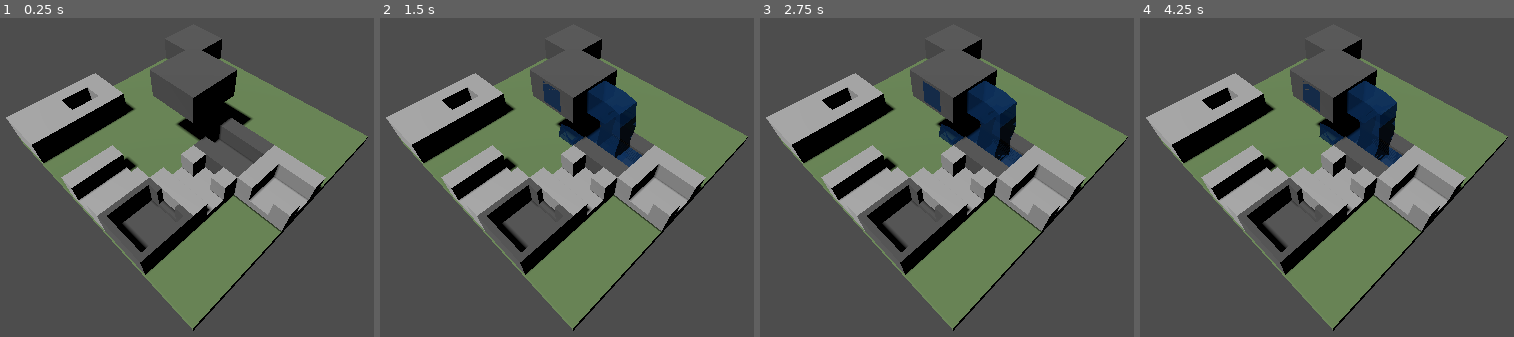
Above: before the commit, frames 1-4 (left to right).
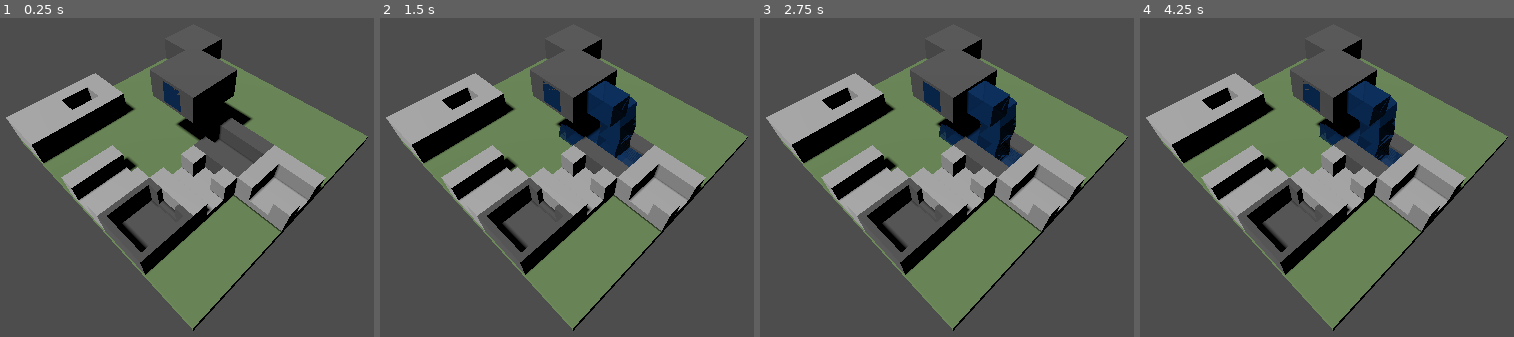
Above: after the commit, the same moments.

Repository: slc142/fountain-wolf
Game: Godot game, scene res://Scenes/Main.tscn
The game is run twice, just before and just after one commit, with the same random seed, the same clock (stepped at 60 frames per second) and the same inputs.
Inputs (mouse positions are in pixels of both pictures, inside the frame that each line leads up to):
- Up to frame 1 (0.25 s): no input
- Up to frame 2 (1.5 s): move the mouse to (750, 164) at 0.52 s; click (750, 164) at 0.67 s; drag from (413, 209) to (533, 276) at 1.27 s
- Up to frame 3 (2.75 s): tap Enter at 2 s; move the mouse to (1033, 88) at 2.02 s; click (1033, 88) at 2.17 s
- Up to frame 4 (4.25 s): drag from (1293, 276) to (outside the picture) at 2.77 s; move the mouse to (outside the picture) at 3.52 s; click (outside the picture) at 3.67 s

The runs differ from the first frame. In frame 1, 0.3% of the frame differs, in the area x 43-49%, y 19-30%; in frame 2, 0.3%; in frame 3, 0.3%, in the area x 49-69%, y 23-40%; in frame 4, 0.3%.

Commit message:
Fix tree structure

Diff:
--- a/Scripts/Core/FlowController.gd
+++ b/Scripts/Core/FlowController.gd
@@ -7,12 +7,16 @@
 	var parent: BranchNode = null
 	var children: Array[BranchNode] = []
 	var visited_coords: Array[Vector3i] = [] # Coordinates visited by this branch
-
-	func _init(p_points: Array = [], p_delay: float = 0.0, p_parent: BranchNode = null, p_visited_coords: Array[Vector3i] = []):
+	var path3d: Path3D = null  # Reference to visual representation
+	var animation_tween: Tween = null  # Reference to running animation
+	var node_coord: Vector3i  # Coordinate of this node
+
+	func _init(p_points: Array = [], p_delay: float = 0.0, p_parent: BranchNode = null, p_visited_coords: Array[Vector3i] = [], p_entry_coord: Vector3i = Vector3i.ZERO):
 		points = p_points.duplicate(true)
 		delay = p_delay
 		parent = p_parent
 		visited_coords = p_visited_coords.duplicate()
+		node_coord = p_entry_coord
 		if p_parent:
 			p_parent.children.append(self)
 
@@ -35,11 +39,28 @@
 
 	_trace_branch(start_coord, start_direction, null, [], 0.0, [])
 
+	# Debug: Print tree structure
+	print_tree_structure()
+
 	# Calculate total animation time
 	_calculate_animation_time()
 
 	# Create flow paths from tree
 	_create_flow_paths()
+
+func print_tree_structure():
+	print("=== Tree Structure Debug ===")
+	print("Number of root nodes: ", root_nodes.size())
+	for i in range(root_nodes.size()):
+		print("Root ", i, ":")
+		_print_node_recursive(root_nodes[i], 1)
+	print("=== End Tree Debug ===")
+
+func _print_node_recursive(node: BranchNode, depth: int):
+	var indent = "  ".repeat(depth)
+	print(indent, "Node at ", node.node_coord, " (delay: ", node.delay, ", children: ", node.children.size(), ")")
+	for child in node.children:
+		_print_node_recursive(child, depth + 1)
 
 # Recursive function to trace paths
 func _trace_branch(current_coord: Vector3i, entry_dir: Vector3i, parent_node: BranchNode, current_points: Array, accumulated_delay: float, branch_visited_coords: Array[Vector3i] = []):
@@ -61,7 +82,7 @@
 	if current_coord.y < MAX_DEPTH:
 		print("Fell into the abyss at ", current_coord)
 		current_points.append({"pos": center_pos, "in": Vector3.ZERO, "out": Vector3.ZERO})
-		var node = BranchNode.new(current_points, accumulated_delay, parent_node, branch_visited_coords)
+		var node = BranchNode.new(current_points, accumulated_delay, parent_node, branch_visited_coords, current_coord)
 		if parent_node == null:
 			root_nodes.append(node)
 		return
@@ -78,8 +99,10 @@
 
 		print("Flow falling at ", current_coord)
 
-		# Continue falling
-		_trace_branch(current_coord + Vector3i.DOWN, Vector3i.DOWN, parent_node, current_points, accumulated_delay + (current_points.size() * delay_factor), branch_visited_coords)
+		var node = BranchNode.new(current_points, accumulated_delay, parent_node, branch_visited_coords, current_coord)
+		if parent_node == null:
+			root_nodes.append(node)
+		_trace_branch(current_coord + Vector3i.DOWN, Vector3i.DOWN, node, current_points, accumulated_delay + (current_points.size() * delay_factor), branch_visited_coords)
 		return
 
 	var data = piece_info["data"]
@@ -104,7 +127,7 @@
 	else:
 		print("Flow blocked at ", current_coord)
 		current_points.append({"pos": center_pos - entry_dir * 0.5, "in": Vector3.ZERO, "out": Vector3.ZERO})
-		var node = BranchNode.new(current_points, accumulated_delay, parent_node, branch_visited_coords)
+		var node = BranchNode.new(current_points, accumulated_delay, parent_node, branch_visited_coords, current_coord)
 		if parent_node == null:
 			root_nodes.append(node)
 		return # Blocked
@@ -113,7 +136,7 @@
 	if exits.size() > 1:
 		# Important: Add the CENTER point to connect the fall to the split
 		current_points.append({"pos": center_pos, "in": Vector3.ZERO, "out": Vector3.ZERO})
-		var split_node = BranchNode.new(current_points, accumulated_delay, parent_node, branch_visited_coords)
+		var split_node = BranchNode.new(current_points, accumulated_delay, parent_node, branch_visited_coords, current_coord)
 		if parent_node == null:
 			root_nodes.append(split_node)
 
@@ -149,13 +172,16 @@
 			#"in": data.turn_points.get("in", Vector3.ZERO),
 			#"out": data.turn_points.get("out", Vector3.ZERO)}
 		#)
-		_trace_branch(current_coord + exit, exit, parent_node, current_points, accumulated_delay, branch_visited_coords) # don't add delay here
+		var node = BranchNode.new(current_points, accumulated_delay, parent_node, branch_visited_coords, current_coord)
+		if parent_node == null:
+			root_nodes.append(node)
+		_trace_branch(current_coord + exit, exit, node, current_points, accumulated_delay, branch_visited_coords) # don't add delay here
 
 	# If we are at the very end of a branch (no splits, but loop finished), save it
 	else:
 		current_points.append({"pos": center_pos + entry_dir * 0.5, "in": Vector3.ZERO, "out": Vector3.ZERO})
 		current_points.append({"pos": center_pos - entry_dir * 0.5, "in": Vector3.ZERO, "out": Vector3.ZERO})
-		var node = BranchNode.new(current_points, accumulated_delay, parent_node, branch_visited_coords)
+		var node = BranchNode.new(current_points, accumulated_delay, parent_node, branch_visited_coords, current_coord)
 		if parent_node == null:
 			root_nodes.append(node)
 
@@ -195,7 +221,11 @@
 		print("Goal not reached. Flow calculation complete.")
 
 func _create_flow_paths_recursive(node: BranchNode):
-	water_path_manager.create_flow_branch(node.points, node.delay)
+	var result = water_path_manager.create_flow_branch(node.points, node.delay)
+
+	# Store references to the created path and animation
+	node.path3d = result["path"]
+	node.animation_tween = result["tween"]
 
 	# Recursively create paths for children
 	for child in node.children:
@@ -258,32 +288,87 @@
 		visited_coords = old_visited
 		goal_reached = old_goal_reached
 
+# Helper functions for partial flow recalculation
+func _find_node_containing_coord(coord: Vector3i) -> BranchNode:
+	for root in root_nodes:
+		var result = _find_node_recursive(root, coord)
+		if result:
+			return result
+	return null
+
+func _find_node_recursive(node: BranchNode, coord: Vector3i) -> BranchNode:
+	if node.node_coord == coord:
+		return node
+
+	for child in node.children:
+		var result = _find_node_recursive(child, coord)
+		if result:
+			return result
+	return null
+
+func _calculate_preserved_delay(node: BranchNode) -> float:
+	var total_delay = 0.0
+	var current = node.parent
+
+	while current:
+		total_delay += current.delay
+		current = current.parent
+
+	return total_delay
+
+func _determine_entry_direction(coord: Vector3i) -> Vector3i:
+	# Find which direction water enters this coordinate
+	var node = _find_node_containing_coord(coord)
+	if not node or not node.parent:
+		return Vector3i.FORWARD  # Default for source
+
+	# Calculate direction from parent's coordinate to this coordinate
+	var parent_coord = node.parent.node_coord
+	var direction_vector = coord - parent_coord
+
+	return direction_vector
+
 func recalculate_flow_from_coord(changed_coord: Vector3i):
 	"""Recalculate flow only from a specific piece coordinate onward"""
 	print("Recalculating flow from piece coordinate: ", changed_coord)
 
-	# Check if this coordinate is in the current visited path
-	if changed_coord not in visited_coords:
+	# 1. Find the affected node
+	var affected_node = _find_node_containing_coord(changed_coord)
+	if not affected_node:
 		print("Coordinate ", changed_coord, " not in current flow path. Skipping recalculation.")
 		return
 
+	print("Found affected node with ", affected_node.children.size(), " children")
+
+	# 2. Calculate preserved delay from parent chain
+	var preserved_delay = _calculate_preserved_delay(affected_node)
+	print("Preserved delay from parent chain: ", preserved_delay)
+
+	# 3. Clear affected subtree visuals
+	water_path_manager.clear_subtree_paths(affected_node)
+
+	# 4. Store parent reference and remove from tree
+	var parent_node = affected_node.parent
+	if parent_node:
+		parent_node.children.erase(affected_node)
+	else:
+		root_nodes.erase(affected_node)
+
+	# 5. Determine entry direction
+	var entry_dir = _determine_entry_direction(changed_coord)
+	print("Entry direction: ", entry_dir)
+
+	# 6. Recalculate from this coordinate
 	goal_reached = false
-
-	# TODO: implement
-
-	# Recalculate animation time
+	_trace_branch(changed_coord, entry_dir, parent_node, parent_node.points, preserved_delay, parent_node.visited_coords)
+	# _trace_branch(changed_coord, entry_dir, parent_node, [], preserved_delay, [changed_coord])
+
+	# 7. Update animations and create new paths
 	_calculate_animation_time()
-
-	# Start victory check if goal was reached and still is
+	_create_flow_paths()
+
+	# 8. Start victory check if goal was reached and still is
 	if goal_reached:
 		_start_victory_check_timer()
 	else:
 		print("Flow recalculation complete. Goal not reached from coordinate ", changed_coord)
-
-func calculate_full_flow():
-	"""Perform full flow recalculation (original method)"""
-	var level_manager = get_node_or_null("../LevelManager")
-	if level_manager:
-		calculate_flow(level_manager.source_position, level_manager.source_direction)
-	else:
-		calculate_flow(Vector3i(0, 2, 0), Vector3i.FORWARD)
--- a/Scripts/Core/WaterPathManager.gd
+++ b/Scripts/Core/WaterPathManager.gd
@@ -9,8 +9,40 @@
 		p.queue_free()
 	paths.clear()
 
-func create_flow_branch(points: Array, start_delay: float):
-	if points.size() < 2: return # Can't make a curve with 1 point
+# Selective clearing methods for partial recalculation
+func clear_subtree_paths(node):
+	_clear_subtree_recursive(node)
+
+func _clear_subtree_recursive(node):
+	# Clear this node's path
+	if node.path3d:
+		node.path3d.queue_free()
+		node.path3d = null
+
+	# Kill animation if it exists
+	if node.animation_tween:
+		node.animation_tween.kill()
+		node.animation_tween = null
+
+	# Clear children
+	for child in node.children:
+		_clear_subtree_recursive(child)
+
+func get_animation_tween(path_node: Path3D) -> Tween:
+	# Get the tween from the path's mesh material animation
+	if not path_node or path_node.get_child_count() == 0:
+		return null
+
+	var mesh = path_node.get_child(0)
+	if not mesh or not mesh.material:
+		return null
+
+	# This is a bit tricky - we need to store the tween reference
+	# For now, we'll modify create_flow_branch to return both
+	return null
+
+func create_flow_branch(points: Array, start_delay: float) -> Dictionary:
+	if points.size() < 2: return {"path": null, "tween": null} # Can't make a curve with 1 point
 
 	var path_node = Path3D.new()
 	var curve = Curve3D.new()
@@ -56,3 +88,5 @@
 	# Also adjust duration so speed is constant (e.g. 5 meters takes 2.5 seconds)
 	var flow_duration = path_length / 2.0
 	tween.tween_property(mat, "shader_parameter/fill_amount", path_length, flow_duration)
+
+	return {"path": path_node, "tween": tween}
